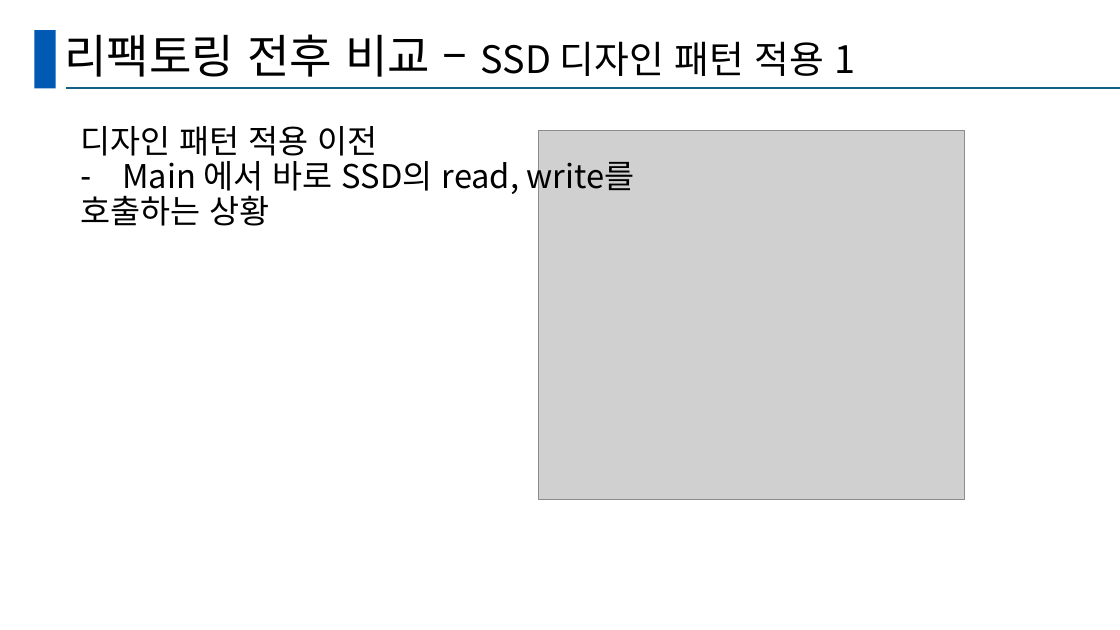
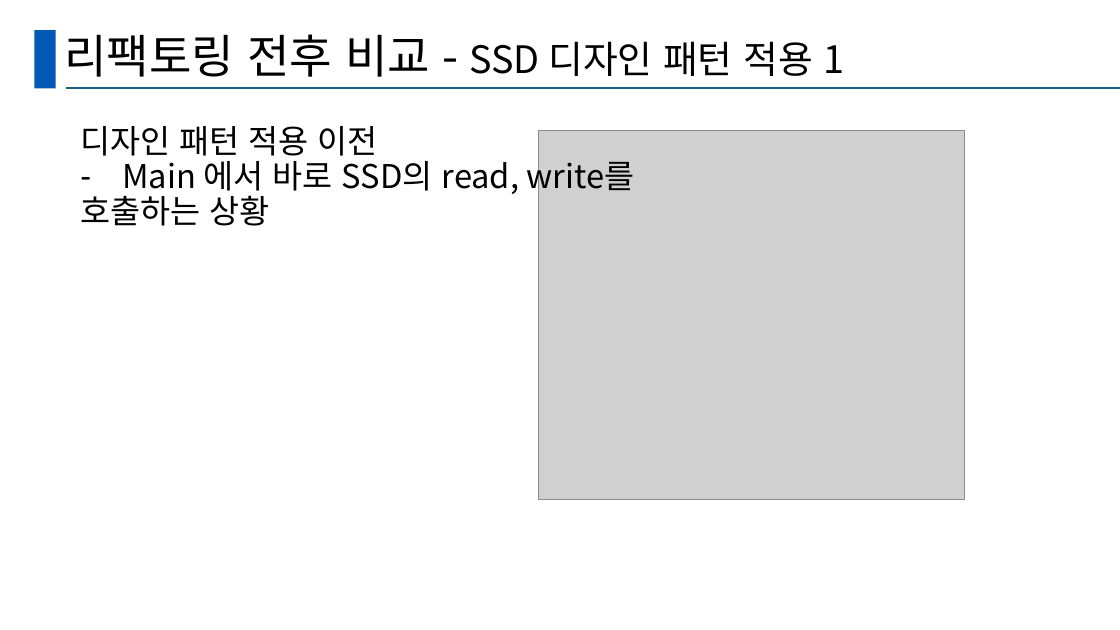
Before and after one commit to hobism3/SSD_A-Teuk, a slide deck: slide 26 of CRA_A-teuk.pptx (slide 7 before the commit). Drawn at 1120x630 pixels with LibreOffice and Linux fonts; fonts in the diff are those of the drawing; grey boxes stand for pictures. Boxes give left, top, right and bottom in pixels: in the first picture for what was removed or moved away, otherwise in the second. Text is boxed around its words. In the diff, an @@ line names an element or a change of style, - is before the commit and + after.

```diff
--- a/CRA_A-teuk.pptx
+++ b/CRA_A-teuk.pptx
@@ title at (64, 34, 844, 77): text changed @@
-리팩토링 전후 비교 – SSD 디자인 패턴 적용 1
+리팩토링 전후 비교 - SSD 디자인 패턴 적용 1
```
Also in this commit, not shown: 7 other slides changed, 25 slides added, 3 slides removed.
